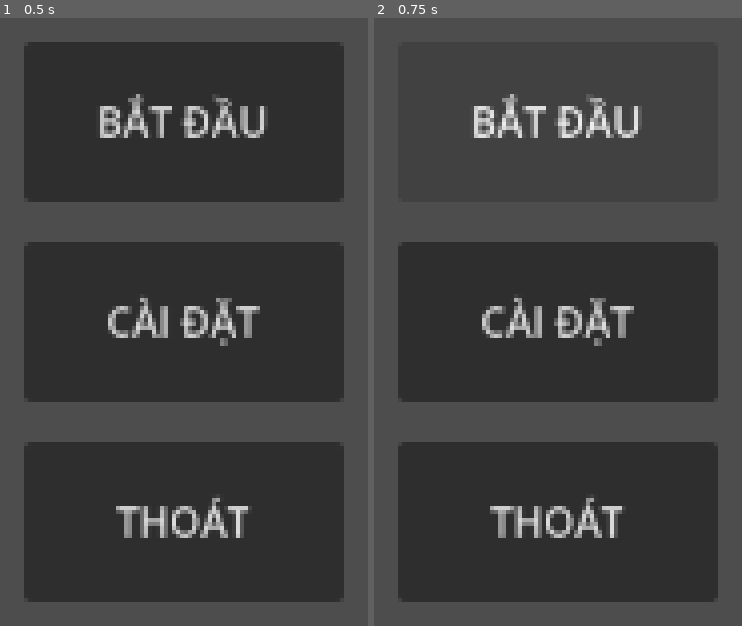
Above: before the commit, frames 1-2 (left to right).
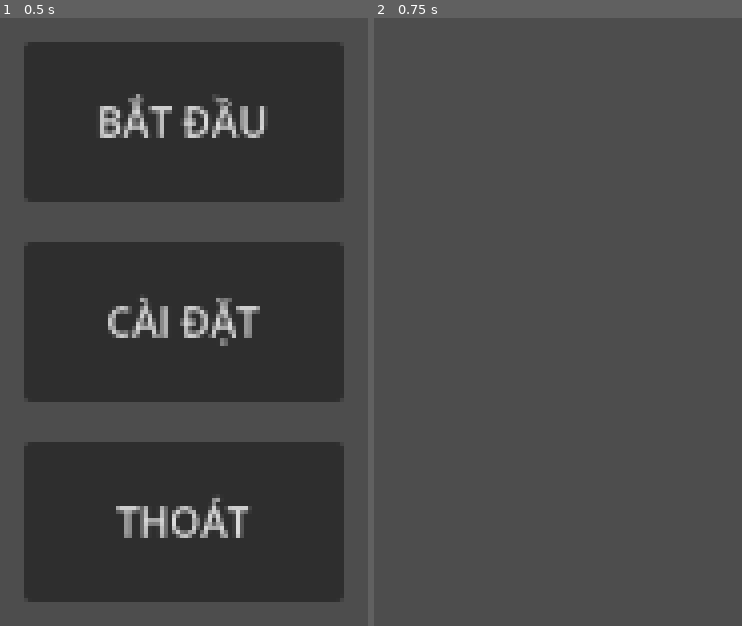
Above: after the commit, the same moments.

Repository: QuocKhangDA22TTD/game_projects
Game: Godot game, scene res://scenes/MainMenu.tscn
The game is run twice, just before and just after one commit, with the same random seed, the same clock (stepped at 60 frames per second) and the same inputs.
Inputs:
- Up to frame 1 (0.5 s): no input
- Up to frame 2 (0.75 s): click "BẮT ĐẦU" at 0.5 s

Frame 1 is identical in both runs. In frame 2, 47% of the frame differs, in the area x 6-94%, y 12-97%.

Commit message:
Tạo script main_menue.

Diff:
--- a/unnamed-1/scenes/MainMenu.tscn
+++ b/unnamed-1/scenes/MainMenu.tscn
@@ -1,4 +1,7 @@
 [gd_scene format=3 uid="uid://bxp6bnabcjbak"]
+
+[ext_resource type="Script" uid="uid://288jumvos8y1" path="res://scripts/main_menu.gd" id="1_yqorp"]
+[ext_resource type="PackedScene" uid="uid://bhp7pom0n5yce" path="res://scenes/Main.tscn" id="2_0ykhv"]
 
 [node name="MainMenu" type="Control" unique_id=865357604]
 layout_mode = 3
@@ -7,6 +10,8 @@
 anchor_bottom = 1.0
 grow_horizontal = 2
 grow_vertical = 2
+script = ExtResource("1_yqorp")
+main_scene = ExtResource("2_0ykhv")
 
 [node name="VBoxContainer" type="VBoxContainer" parent="." unique_id=1139991704]
 layout_mode = 1
@@ -35,3 +40,6 @@
 custom_minimum_size = Vector2(128, 64)
 layout_mode = 2
 text = "THOÁT"
+
+[connection signal="pressed" from="VBoxContainer/StartButton" to="." method="_on_start_button_pressed"]
+[connection signal="pressed" from="VBoxContainer/ExitButton" to="." method="_on_exit_button_pressed"]
--- /dev/null
+++ b/unnamed-1/scripts/main_menu.gd
@@ -0,0 +1,12 @@
+extends Control
+
+
+@export var main_scene: PackedScene # scene được load khi nhấn nút "BẮT ĐẦU"
+
+
+func _on_start_button_pressed() -> void:
+	get_tree().change_scene_to_packed(main_scene) # Load scene được chỉ định trong biến main_scene
+
+
+func _on_exit_button_pressed() -> void:
+	get_tree().quit() # Thoát khỏi trò chơi khi nhấn nút "THOÁT"
Not shown, added: unnamed-1/scripts/main_menu.gd.uid
